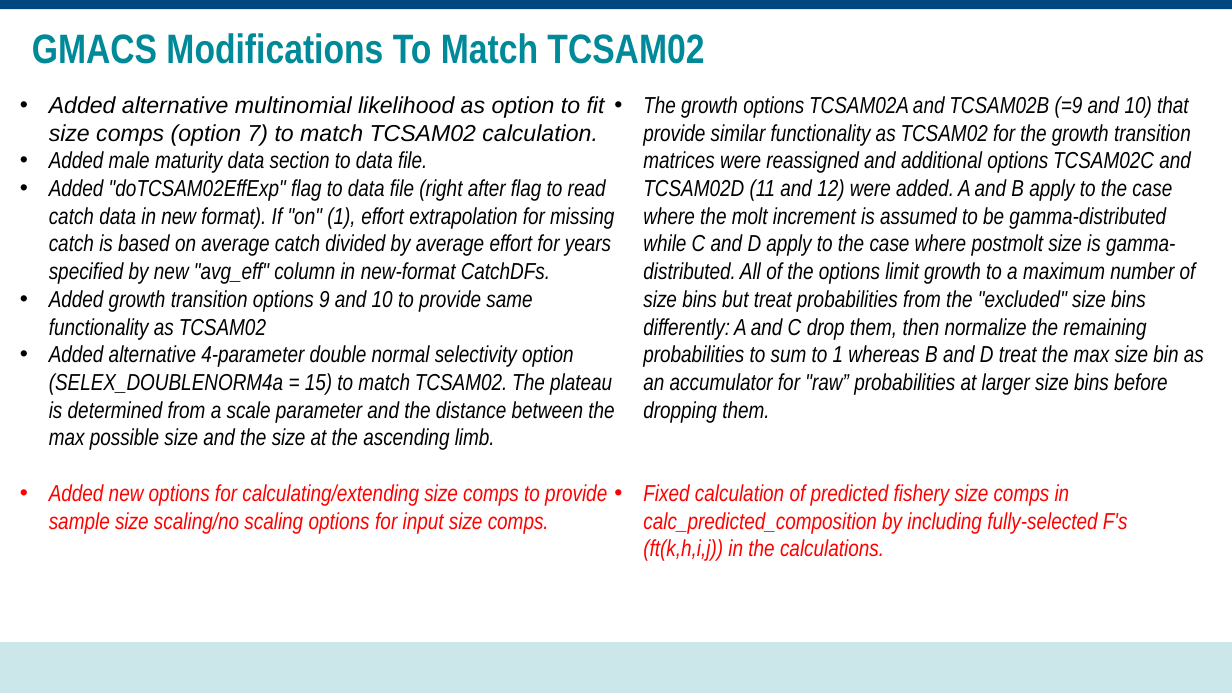
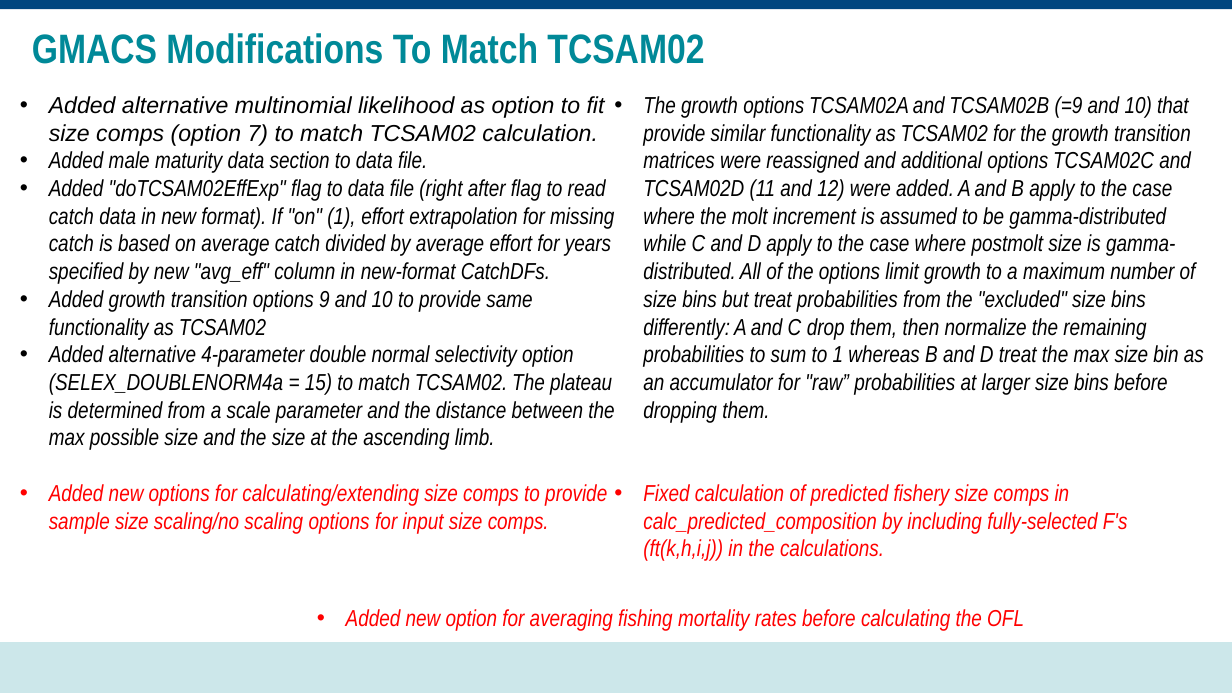
Before and after one commit to noaa-afsc/TannerCrab_2026CIEReview, a slide deck: slide 14 of presentations/TransitionToGMACS.pptx (slide 9 before the commit). Drawn at 1232x693 pixels with LibreOffice and Linux fonts; fonts in the diff are those of the drawing; background and template pictures are left out. Boxes give left, top, right and bottom in pixels: in the first picture for what was removed or moved away, otherwise in the second. Text is boxed around its words. In the diff, an @@ line names an element or a change of style, - is before the commit and + after.

```diff
--- a/presentations/TransitionToGMACS.pptx
+++ b/presentations/TransitionToGMACS.pptx
@@ text added at [346,609,1024,631], 18 pt, text #FF0000, italic @@
+• Added new option for averaging fishing mortality rates before calculating the OFL
```
Also in this commit, not shown: 2 other slides changed, 7 slides added, 1 other file.
